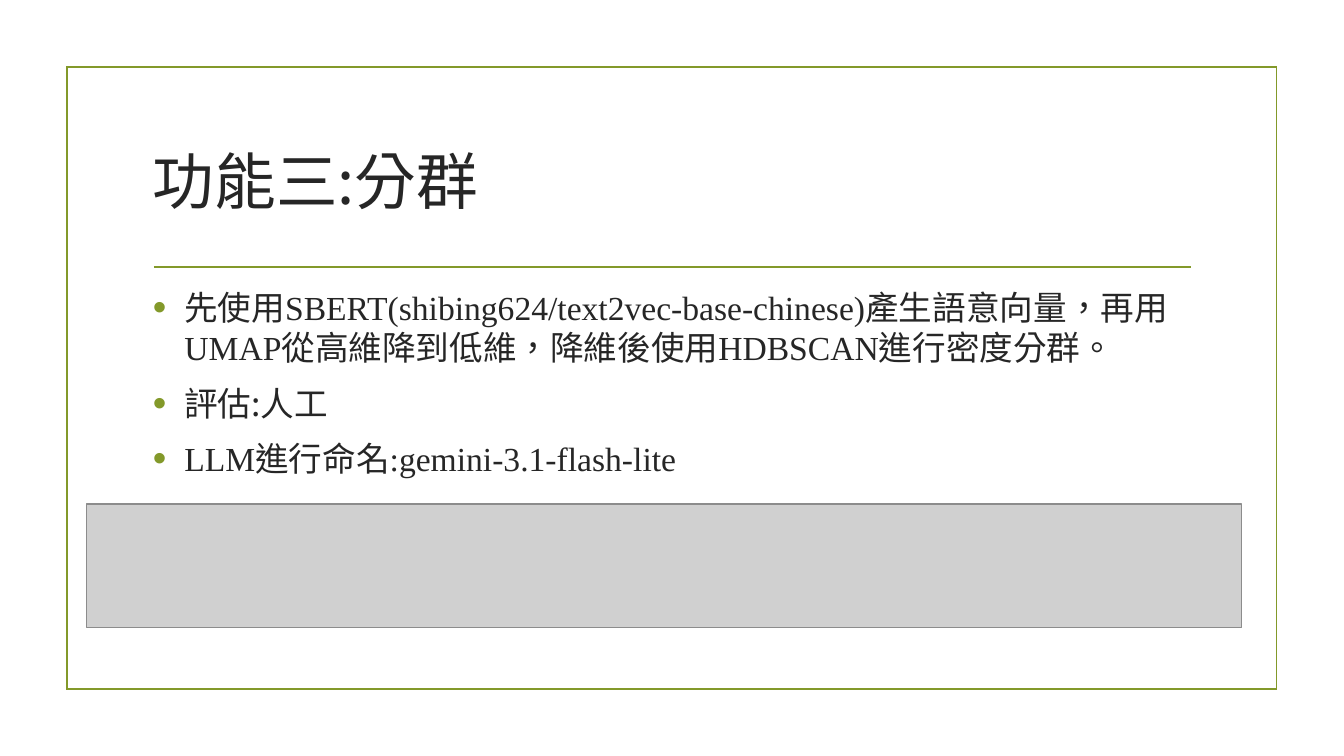
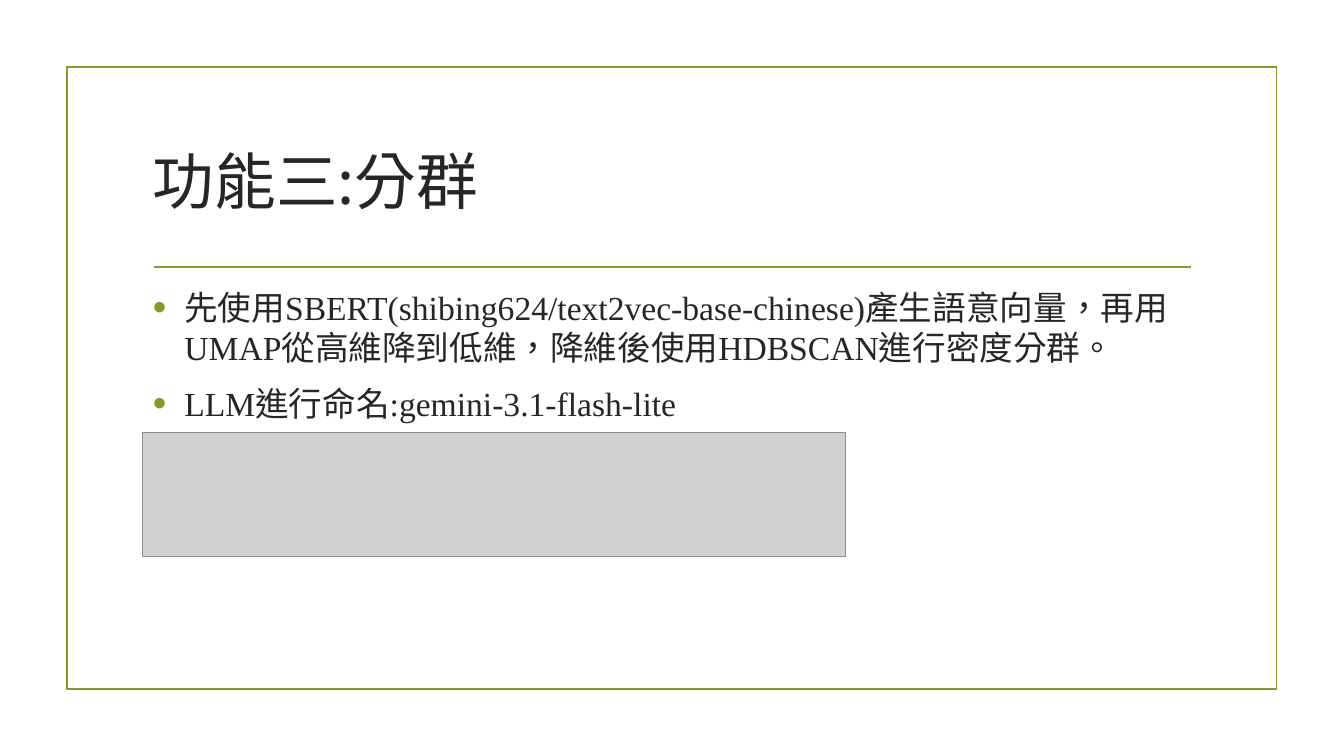
Before and after one commit to linsitin/IRE_project, a slide deck: slide 23 of 資訊檢索系統期末專案.pptx (slide 31 before the commit). Drawn at 1344x756 pixels with LibreOffice and Linux fonts; fonts in the diff are those of the drawing; grey boxes stand for pictures; background and template pictures are left out. Boxes give left, top, right and bottom in pixels: in the first picture for what was removed or moved away, otherwise in the second. Text is boxed around its words. In the diff, an @@ line names an element or a change of style, - is before the commit and + after.

```diff
--- a/資訊檢索系統期末專案.pptx
+++ b/資訊檢索系統期末專案.pptx
@@ text at (184, 387, 328, 419): paragraph removed @@
-• 評估:人工
@@ picture: place and size @@
-picture at (87, 504, 1242, 628)
+picture at (143, 433, 846, 557)
```
Also in this commit, not shown: 15 other slides changed, 15 slides added, 4 slides removed, 44 other files.
